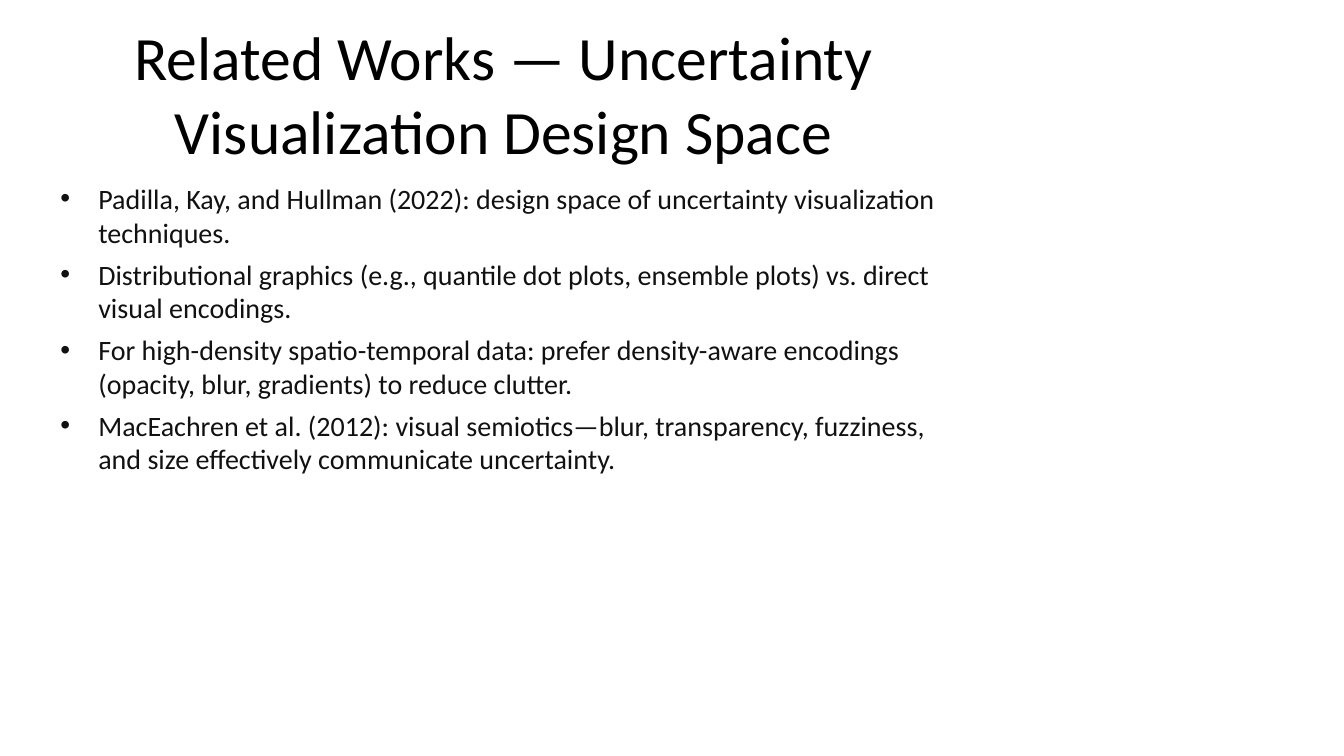
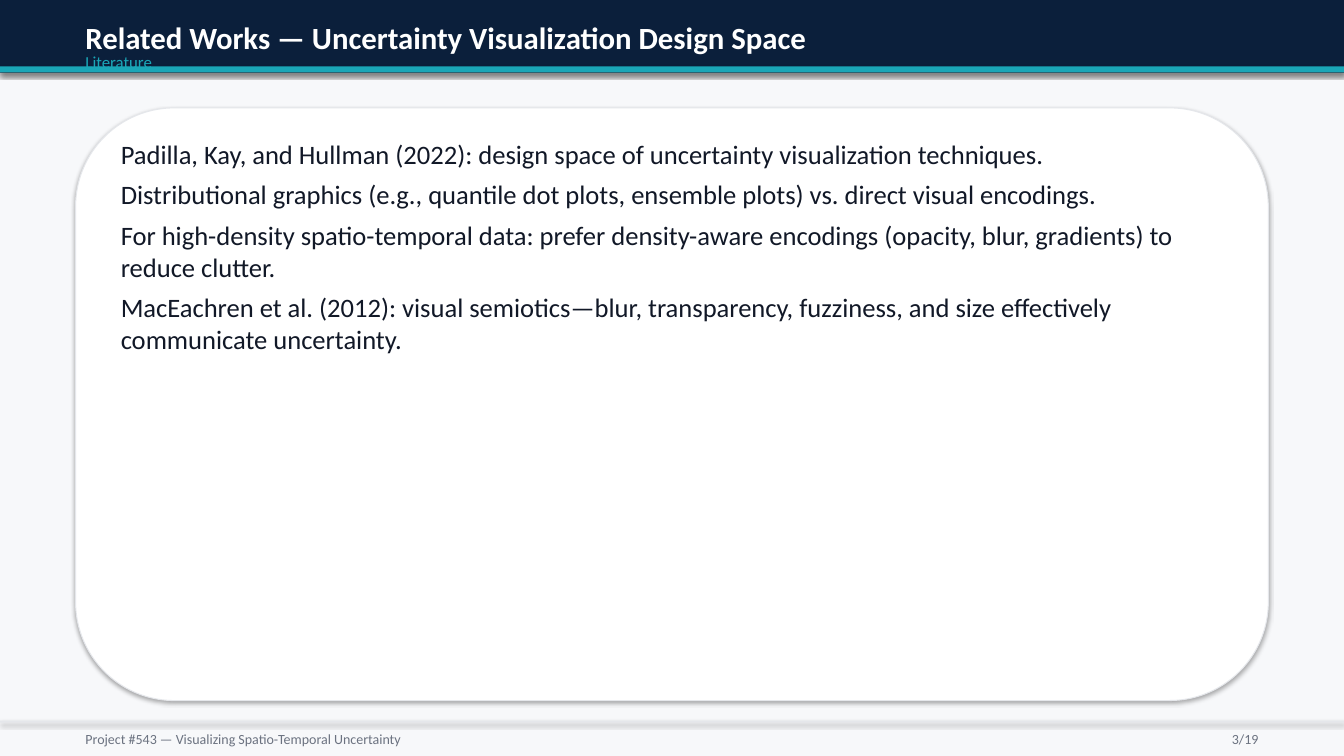
Before and after one commit to mufasa-349/GRAD-Project-Proposal-Presentation, a slide deck: slide 3 of out/Project_543_Uncertainty_Visualization.pptx. Drawn at 1344x756 pixels with LibreOffice and Linux fonts; fonts in the diff are those of the drawing. Boxes give left, top, right and bottom in pixels: in the first picture for what was removed or moved away, otherwise in the second. Text is boxed around its words. In the diff, an @@ line names an element or a change of style, - is before the commit and + after.

Commit message:
design exists, not as expected, will  be manually edited

```diff
--- a/out/Project_543_Uncertainty_Visualization.pptx
+++ b/out/Project_543_Uncertainty_Visualization.pptx
@@ background #FFFFFF to #F7F8FA @@
@@ rectangle added at [0,0,1344,73], fill #0B1F3B @@
@@ text "Related Works — Uncertainty Visualization ...": place and size @@
-text "Related Works — Uncertainty Visualization ..." at [135,37,873,165]
+text "Related Works — Uncertainty Visualization ..." at [85,27,806,58]
@@ text "Related Works — Uncertainty Visualization ..." at [85,27,806,58]: size 44 to 22 pt, text colour #000000 to #FFFFFF, bold on; alignment centre to left; vertical alignment middle to top @@
@@ text added at [85,57,151,72], 12 pt, text #1AA6B7 @@
+Literature
@@ rectangle added at [0,67,1344,73], fill #1AA6B7 @@
@@ rounded rectangle added at [76,108,1268,701], fill #FFFFFF, outline #E5E7EB 0.75 pt @@
@@ text "Padilla, Kay, and Hullman (2022): ...": place and size @@
-text "Padilla, Kay, and Hullman (2022): ..." at [98,188,934,474]
+text "Padilla, Kay, and Hullman (2022): ..." at [121,144,1173,354]
@@ text "Padilla, Kay, and Hullman (2022): ..." at [121,144,1173,354]: size 20 to 19 pt, text colour #111111 to #111827; bullet • to none @@
@@ rectangle added at [0,721,1344,723], fill #E5E7EB @@
@@ text added at [85,734,401,747], 10 pt, text #6B7280 @@
+Project #543 — Visualizing Spatio-Temporal Uncertainty
@@ text added at [1232,734,1259,745], 10 pt, text #6B7280 @@
+3/19
```
Also in this commit, not shown: 17 other slides changed, 1 slide added, 1 slide removed, 1 other file.
